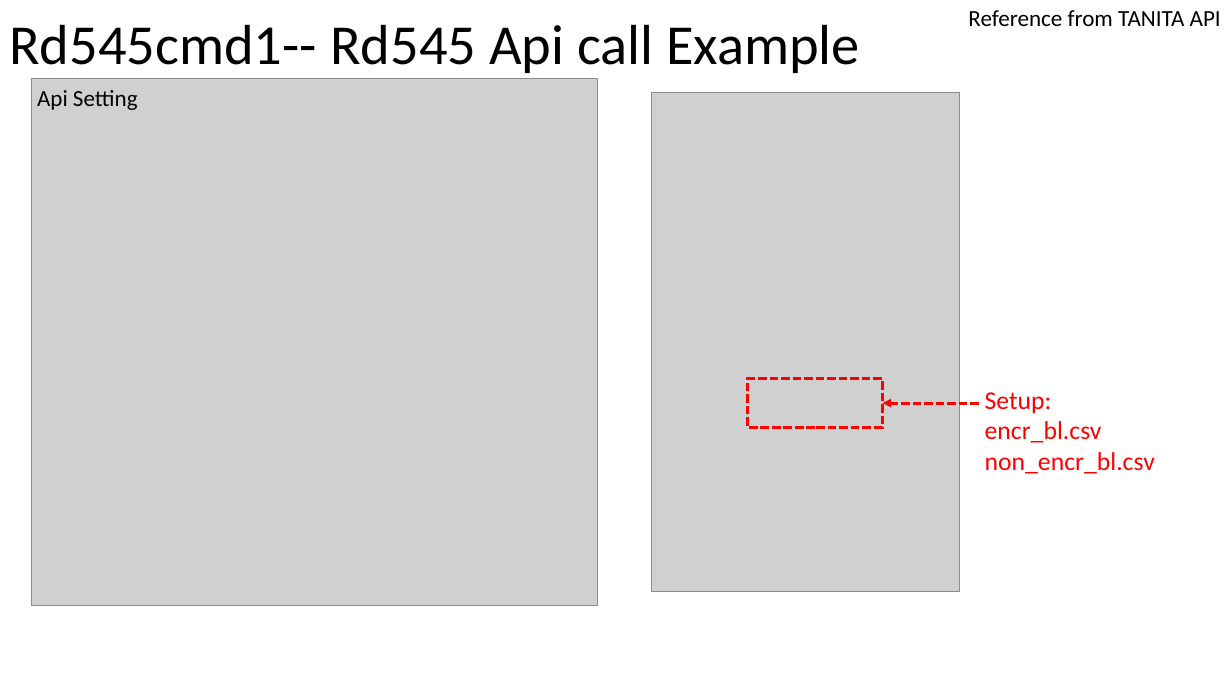
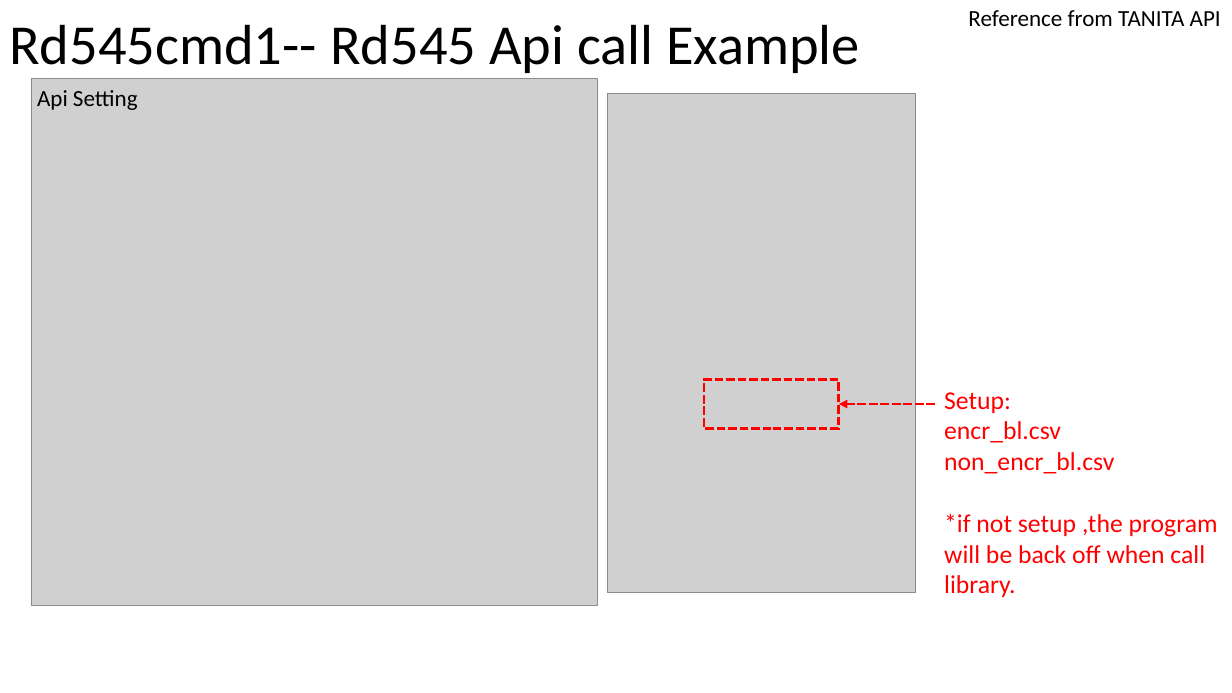
Before and after one commit to Chen-Wi-Ki/QRcode_RD545_System, a slide deck: slide 6 of Teach.pptx. Drawn at 1232x693 pixels with LibreOffice and Linux fonts; fonts in the diff are those of the drawing; grey boxes stand for pictures. Boxes give left, top, right and bottom in pixels: in the first picture for what was removed or moved away, otherwise in the second. Text is boxed around its words. In the diff, an @@ line names an element or a change of style, - is before the commit and + after.

```diff
--- a/Teach.pptx
+++ b/Teach.pptx
@@ 1 picture, 1 arrow, 1 rectangle: place and size @@
-1 picture, 1 arrow, 1 rectangle at bbox=[652, 92, 979, 592]
+1 picture, 1 arrow, 1 rectangle at bbox=[608, 93, 935, 593]
@@ text "Setup:": place and size @@
-text "Setup:" at bbox=[985, 392, 1155, 474]
+text "Setup:" at bbox=[944, 392, 1218, 597]
@@ text at bbox=[944, 513, 1218, 597]: paragraph added @@
+*if not setup ,the program will be back off when call library.
```
Also in this commit, not shown: 1 other slide changed, 1 slide added, 3 other files.
